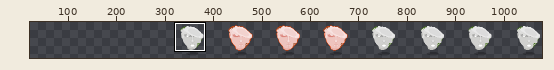
A sprite sheet gets an edit: assets/bosses/head/shoot.png. Above: a wide view before the commit, with the close-up outlined.
Close-up. The starting point:
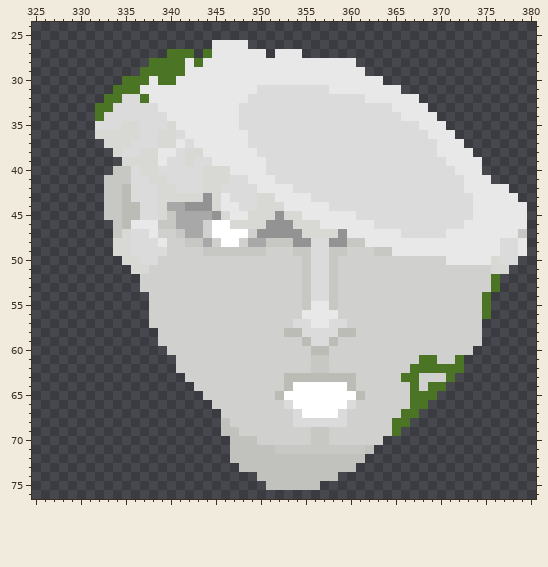
The file is 800x100 pixels. Pixels under 10% opacity are left out. Colours within 5 levels of each other are drawn and written as one. Shown: x 325..380, y 24..76. The old version is drawn lined up with the new one, on the new canvas. The wide view leaves out empty margins. The commit also changed other parts of the picture, which this record leaves out.
Now the later version:
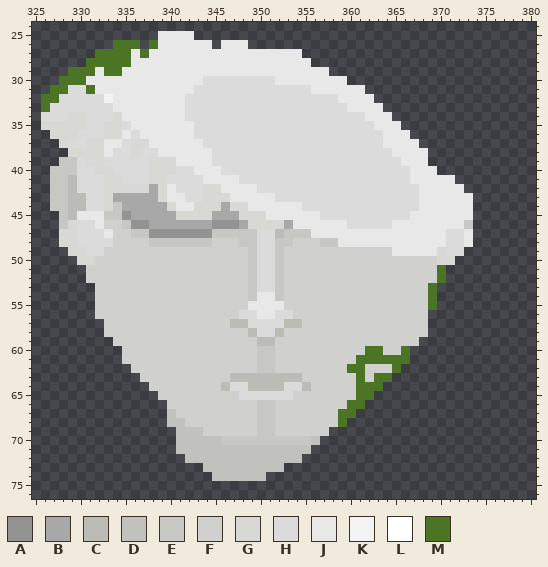
Palette (. is transparent): A #939393  B #a8a8a8  C #bcbcb6  D #c1c1bd  E #c7c7c4  F #d0d0ce  G #d8d8d5  H #dbdbdb  J #e8e8e8  K #f3f3f3  L #ffffff  M #4b7425
What changed:
canvas 800x100 -> 1100x100, the old top-left corner now at 303,6 (the part of the old canvas that was cut away was empty and is not shown)
@@ x 325..380 @@
 24 ........................................................
-25 ........................................................
-26 ....................JJJJ................................
-27 ...............MMM.MJJJJJJ.JJJ..........................
-28 .............MMMMJMJJJJJJJJJJJJJJJJJ....................
-29 ............MMMMMJJJJJJJJJJJJJJJJJJJJ...................
-30 ..........MMMJMMJJJJJJJJJJJJJJJJJJJJJJJ.................
-31 .........MMMJJJJJJJJJJJJJHHHHHHHHJJJJJJJJ...............
-32 ........MMHHMJJJJJJJJJJJHHHHHHHHHHHHHJJJJJJ.............
-33 .......MMHHHHHJJJJJJJJJHHHHHHHHHHHHHHHHHJJJJ............
-34 .......MHHHHHHHJJJJJJJJHHHHHHHHHHHHHHHHHHJJJJ...........
-35 .......HHHGGHHHGJJJJJJJHHHHHHHHHHHHHHHHHHHHJJJ..........
-36 .......GGGGGHHGGHJJJJJJJHHHHHHHHHHHHHHHHHHHHJJJ.........
-37 ........GGGHHHGGJHJJJJJJHHHHHHHHHHHHHHHHHHHHHJJJ........
-38 .........GHHGGJJHGGJJJJJJHHHHHHHHHHHHHHHHHHHHJJJJ.......
-39 ..........GGGGJHHGHHJJJJJJHHHHHHHHHHHHHHHHHHHHJJJJ......
-40 .........EEHGGHHHHHGGGJJJJHHHHHHHHHHHHHHHHHHHHHJJJ......
-41 ........EEEHHGGHHHHGGGHHJJJHHHHHHHHHHHHHHHHHHHHHJJJ.....
-42 ........EECHHHGGHHHGGHHHHJJJJHHHHHHHHHHHHHHHHHHHJJJJJ...
-43 ........EECHHHGGGGGAGJHHHGGJJJJHHHHHHHHHHHHHHHHHHJJJJJ..
-44 ........EECCHHGBBAAAGJJHHGGGJJJJJHHHHHHHHHHHHHHHHJJJJJJ.
-45 ........EECCHHGEBBBBAGJJGGGAGGJJJJJJHHHHHHHHHHHHHJJJJJJ.
-46 .........ECJJJEEBBBFLLGGGGAAAGGGJJJJJJHHHHHHHHHHJJJJJJJ.
-47 .........EGHHJFFEBBFLLLLFAAAAAGGGGAJJJJJJHHHHHJJJJJJJJE.
-48 .........GGHHHJFFEEBFLLFBBEEEAAHHAAEEJJJJJJJJJJJJJJJHHJ.
-49 .........GGHHHHFFFFEEEEEEEFFFEEHHEEFFFEEJJJJJJJJJJJJHHJ.
-50 ..........GGHHFFFFFFFFFFFFFFFFEHHEFFFFFFFFFFFFJJJJJGHH..
-51 ...........GGFFFFFFFFFFFFFFFFFEHHEFFFFFFFFFFFFFFFFFGG...
-52 ............FFFFFFFFFFFFFFFFFFEHHEFFFFFFFFFFFFFFFFFM....
-53 ............FFFFFFFFFFFFFFFFFFEHHEFFFFFFFFFFFFFFFFFM....
-54 .............FFFFFFFFFFFFFFFFFEHHEFFFFFFFFFFFFFFFFM.....
-55 .............FFFFFFFFFFFFFFFFFEJJEFFFFFFFFFFFFFFFFM.....
-56 .............FFFFFFFFFFFFFFFFFJJJJFFFFFFFFFFFFFFFFM.....
-57 .............FFFFFFFFFFFFFFFFHHJJHHFFFFFFFFFFFFFFF......
-58 ..............FFFFFFFFFFFFFFCCHHHHCCFFFFFFFFFFFFFF......
-59 ..............FFFFFFFFFFFFFFFFCHHCFFFFFFFFFFFFFFFF......
-60 ...............FFFFFFFFFFFFFFFFCCFFFFFFFFFFFFFFFF.......
-61 ................FFFFFFFFFFFFFFFEEFFFFFFFFFFMMFFM........
-62 ................FFFFFFFFFFFFFFFEEFFFFFFFFFMMMMMM........
-63 .................FFFFFFFFFFFCCCCCCCCFFFFFMMFFFM.........
-64 ..................FFFFFFFFFFCLLLLLLCFFFFFFMFMM..........
-65 ...................FFFFFFFFCLLLLLLLLCFFFFFMMM...........
-66 ....................FFFFFFFFHLLLLLLHFFFFFFMM............
-67 .....................FFFFFFFFHLLLLHFFFFFFMM.............
-68 .....................DFFFFFFFHHHHHHFFFFFMM..............
-69 .....................DDFFFFFFFFEEFFFFFFFM...............
-70 ......................DDDFFFFFFEEFFFFFF.................
-71 ......................DDDDDEEEEEEEEEED..................
-72 ......................DDDDDDDDDDDDDDD...................
-73 .......................DDDDDDDDDDDDD....................
-74 .........................DDDDDDDDD......................
-75 ..........................DDDDDD........................
+25 ..............JJJJ......................................
+26 .........MMM.MJJJJJJ.JJJ................................
+27 .......MMMMJMJJJJJJJJJJJJJJJJJ..........................
+28 ......MMMMMJJJJJJJJJJJJJJJJJJJJ.........................
+29 ....MMMJMMJJJJJJJJJJJJJJJJJJJJJJJ.......................
+30 ...MMMJJJJJJJJJJJJJHHHHHHHHJJJJJJJJ.....................
+31 ..MMHHMJJJJJJJJJJJHHHHHHHHHHHHHJJJJJJ...................
+32 .MMHHHHHKJJJJJJJJHHHHHHHHHHHHHHHHHJJJJ..................
+33 .MHHHHHHHJJJJJJJJHHHHHHHHHHHHHHHHHHJJJJ.................
+34 .HHHGGHHHGJJJJJJJHHHHHHHHHHHHHHHHHHHHJJJ................
+35 .GGGGGHHGGHJJJJJJJHHHHHHHHHHHHHHHHHHHHJJJ...............
+36 ..GGGHHHGGJHJJJJJJHHHHHHHHHHHHHHHHHHHHHJJJ..............
+37 ...GHHGGJJHGGJJJJJJHHHHHHHHHHHHHHHHHHHHJJJJ.............
+38 ....GGGGJHHGHHJJJJJJHHHHHHHHHHHHHHHHHHHHJJJJ............
+39 ...EEHGGHHHHHGGGJJJJHHHHHHHHHHHHHHHHHHHHHJJJ............
+40 ..EEEHHGGHHHHGGGHHJJJHHHHHHHHHHHHHHHHHHHHHJJJ...........
+41 ..EECHHHGGHHHGGHHHHJJJJHHHHHHHHHHHHHHHHHHHJJJJJ.........
+42 ..EECHHHGGGGGBGJHHHGGJJJJHHHHHHHHHHHHHHHHHHJJJJJ........
+43 ..EECCHHGBBBBBGJJHHGGGJJJJJHHHHHHHHHHHHHHHHJJJJJJ.......
+44 ..EECCHHGEBBBBBGJJGGGBGGJJJJJJHHHHHHHHHHHHHJJJJJJ.......
+45 ...ECJJJEEABBBBBGGGGBBBGGGJJJJJJHHHHHHHHHHJJJJJJJ.......
+46 ...EGHHJFFEAABBBBBBBAAABGGGGBJJJJJJHHHHHJJJJJJJJE.......
+47 ...GGHHHJFFEEAAAAAAAEEEEEHHCEEEJJJJJJJJJJJJJJJHHJ.......
+48 ...GGHHHHFFFFEEEEEEEFFFEEHHEEFFFEEJJJJJJJJJJJJHHJ.......
+49 ....GGHHFFFFFFFFFFFFFFFFEHHEFFFFFFFFFFFFJJJJJGHH........
+50 .....GGFFFFFFFFFFFFFFFFFEHHEFFFFFFFFFFFFFFFFFGG.........
+51 ......FFFFFFFFFFFFFFFFFFEHHEFFFFFFFFFFFFFFFFFM..........
+52 ......FFFFFFFFFFFFFFFFFFEHHEFFFFFFFFFFFFFFFFFM..........
+53 .......FFFFFFFFFFFFFFFFFEHHEFFFFFFFFFFFFFFFFM...........
+54 .......FFFFFFFFFFFFFFFFFEJJEFFFFFFFFFFFFFFFFM...........
+55 .......FFFFFFFFFFFFFFFFFJJJJFFFFFFFFFFFFFFFFM...........
+56 .......FFFFFFFFFFFFFFFFHHJJHHFFFFFFFFFFFFFFF............
+57 ........FFFFFFFFFFFFFFCCHHHHCCFFFFFFFFFFFFFF............
+58 ........FFFFFFFFFFFFFFFFCHHCFFFFFFFFFFFFFFFF............
+59 .........FFFFFFFFFFFFFFFFCCFFFFFFFFFFFFFFFF.............
+60 ..........FFFFFFFFFFFFFFFEEFFFFFFFFFFMMFFM..............
+61 ..........FFFFFFFFFFFFFFFEEFFFFFFFFFMMMMMM..............
+62 ...........FFFFFFFFFFFFFFEEFFFFFFFFMMFFFM...............
+63 ............FFFFFFFFFFCCCCCCCCFFFFFFMFMM................
+64 .............FFFFFFFFCHHCCCCHHCFFFFFMMM.................
+65 ..............FFFFFFFFFHHHHHHFFFFFFFMM..................
+66 ...............FFFFFFFFFFEEFFFFFFFFMM...................
+67 ...............DFFFFFFFFFEEFFFFFFFMM....................
+68 ...............DDFFFFFFFFEEFFFFFFFM.....................
+69 ................DDDFFFFFFEEFFFFFF.......................
+70 ................DDDDDEEEEEEEEEED........................
+71 ................DDDDDDDDDDDDDDD.........................
+72 .................DDDDDDDDDDDDD..........................
+73 ...................DDDDDDDDD............................
+74 ....................DDDDDD..............................
+75 ........................................................
 76 ........................................................
Boxes around the changes in both close-ups, in picture pixels (x1, y1, x2, y2):
changed: (41, 31, 527, 490)
